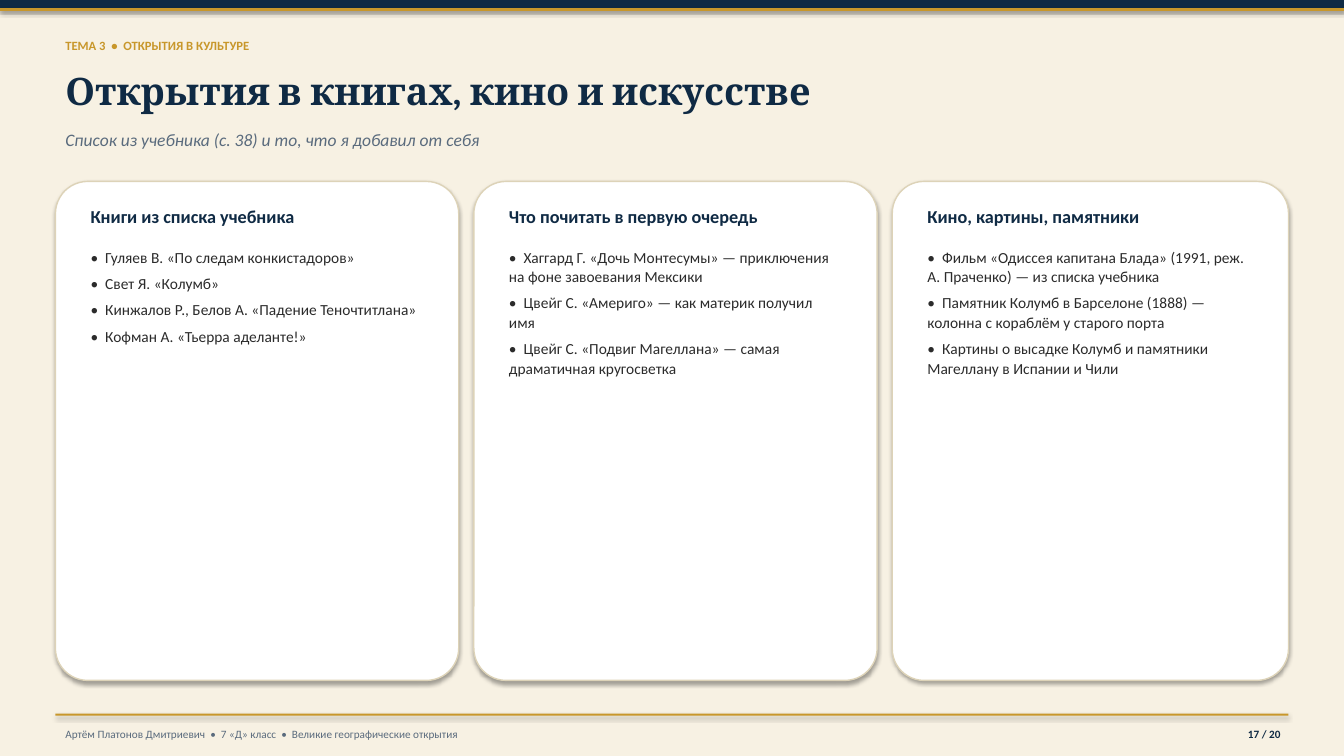
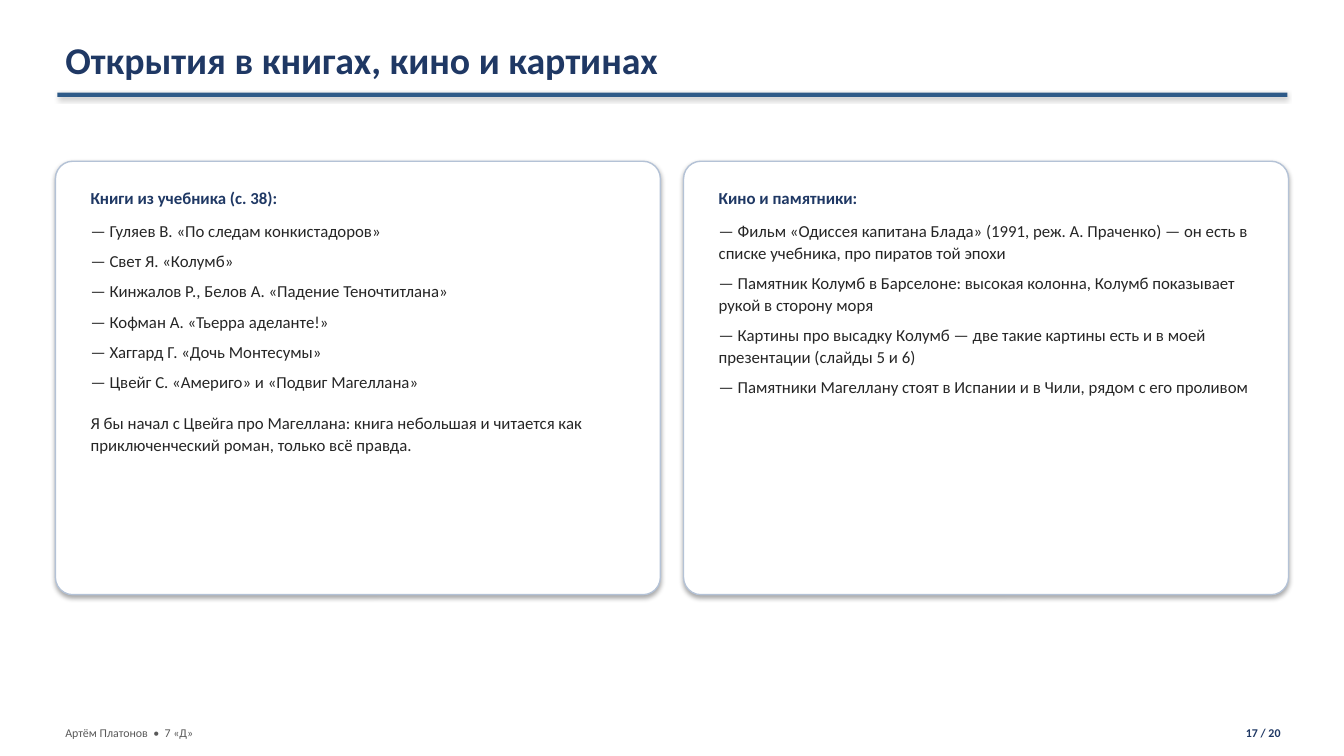
Before and after one commit to Artins200/slide, a slide deck: slide 17 of Великие_географические_открытия_Платонов_Артём_7Д.pptx. Drawn at 1344x756 pixels with LibreOffice and Linux fonts; fonts in the diff are those of the drawing; background and template pictures are left out. Boxes give left, top, right and bottom in pixels: in the first picture for what was removed or moved away, otherwise in the second. Text is boxed around its words. In the diff, an @@ line names an element or a change of style, - is before the commit and + after.

```diff
--- a/Великие_географические_открытия_Платонов_Артём_7Д.pptx
+++ b/Великие_географические_открытия_Платонов_Артём_7Д.pptx
@@ background #F7F1E3 to picture (left out) @@
@@ rectangle removed at bbox=[0, 0, 1344, 8] @@
@@ text at bbox=[65, 49, 657, 80]: text changed; font Cambria to Calibri; text colour #0F2A44 to #1F3864 @@
-Открытия в книгах, кино и искусстве
+Открытия в книгах, кино и картинах
@@ text removed at bbox=[65, 41, 249, 50] @@
-ТЕМА 3 • ОТКРЫТИЯ В КУЛЬТУРЕ
@@ rectangle: place and size @@
-rectangle at bbox=[0, 8, 1344, 11]
+rectangle at bbox=[57, 93, 1288, 97]
@@ rectangle at bbox=[57, 93, 1288, 97]: fill #C8972B to #2E5A88 @@
@@ text removed at bbox=[65, 133, 479, 149] @@
-Список из учебника (с. 38) и то, что я добавил от себя
@@ rounded rectangle: place and size @@
-rounded rectangle at bbox=[55, 181, 459, 681]
+rounded rectangle at bbox=[55, 161, 660, 595]
@@ rounded rectangle at bbox=[55, 161, 660, 595]: outline #DDD3B8 1 pt to #B4C2D6 1 pt; proportions changed @@
@@ rounded rectangle added at bbox=[684, 161, 1289, 595], fill #FFFFFF, outline #B4C2D6 1 pt @@
@@ text at bbox=[91, 192, 581, 454]: text changed; size 11 to 12 pt; text colour #2B2B2B to #262626 @@
-• Гуляев В. «По следам конкистадоров»
-• Свет Я. «Колумб»
-• Кинжалов Р., Белов А. «Падение Теночтитлана»
-• Кофман А. «Тьерра аделанте!»
+Книги из учебника (с. 38):
+— Гуляев В. «По следам конкистадоров»
+— Свет Я. «Колумб»
+— Кинжалов Р., Белов А. «Падение Теночтитлана»
+— Кофман А. «Тьерра аделанте!»
+— Хаггард Г. «Дочь Монтесумы»
+— Цвейг С. «Америго» и «Подвиг Магеллана»
+Я бы начал с Цвейга про Магеллана: книга небольшая и читается как приключенческий роман, только всё правда.
@@ rounded rectangle removed at bbox=[474, 181, 877, 681] @@
@@ text at bbox=[719, 193, 1248, 396]: text changed; size 11 to 12 pt; text colour #2B2B2B to #262626 @@
-• Фильм «Одиссея капитана Блада» (1991, реж. А. Праченко) — из списка учебника
-• Памятник Колумб в Барселоне (1888) — колонна с кораблём у старого порта
-• Картины о высадке Колумб и памятники Магеллану в Испании и Чили
+Кино и памятники:
+— Фильм «Одиссея капитана Блада» (1991, реж. А. Праченко) — он есть в списке учебника, про пиратов той эпохи
+— Памятник Колумб в Барселоне: высокая колонна, Колумб показывает рукой в сторону моря
+— Картины про высадку Колумб — две такие картины есть и в моей презентации (слайды 5 и 6)
+— Памятники Магеллану стоят в Испании и в Чили, рядом с его проливом
@@ rounded rectangle removed at bbox=[892, 181, 1289, 681] @@
@@ text removed at bbox=[91, 210, 294, 226] @@
-Книги из списка учебника
@@ text removed at bbox=[509, 211, 758, 226] @@
-Что почитать в первую очередь
@@ text removed at bbox=[927, 211, 1139, 226] @@
-Кино, картины, памятники
@@ text removed at bbox=[509, 253, 829, 377] @@
-• Хаггард Г. «Дочь Монтесумы» — приключения на фоне завоевания Мексики
-• Цвейг С. «Америго» — как материк получил имя
-• Цвейг С. «Подвиг Магеллана» — самая драматичная кругосветка
@@ rectangle removed at bbox=[55, 714, 1289, 716] @@
@@ text at bbox=[65, 729, 193, 739]: text changed; size 8 to 8.5 pt; text colour #5A6B7D to #595959 @@
-Артём Платонов Дмитриевич • 7 «Д» класс • Великие географические открытия
+Артём Платонов • 7 «Д»
@@ text "17 / 20" at bbox=[1246, 729, 1280, 737]: size 8 to 8.5 pt, text colour #0F2A44 to #1F3864; line spacing 1.05 to 1.08 @@
```
Also in this commit, not shown: 7 other slides changed, 12 slides added, 12 slides removed, 12 other files.
